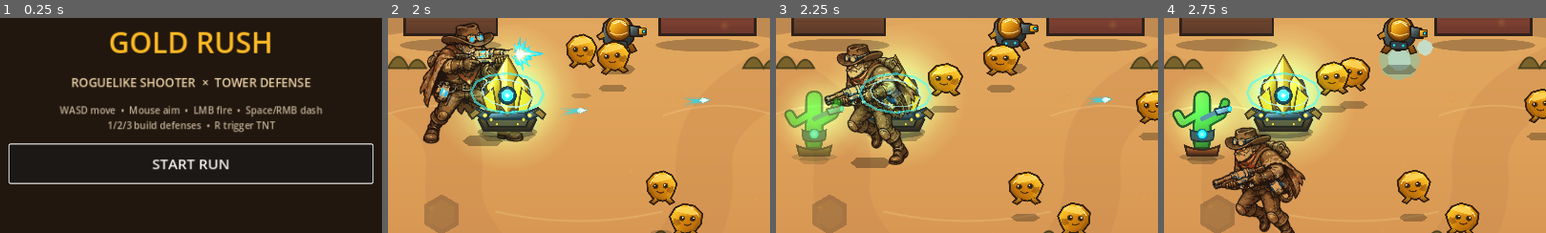
Above: before the commit, frames 1-4 (left to right).
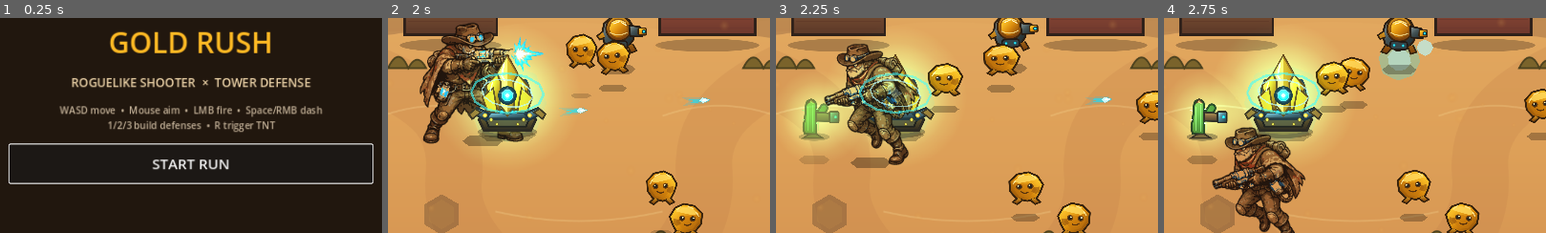
Above: after the commit, the same moments.

Repository: motomotoo1997-art/monster-quest
Game: Godot game, scene res://scenes/main/Main.tscn
The game is run twice, just before and just after one commit, with the same random seed, the same clock (stepped at 60 frames per second) and the same inputs.
Inputs (mouse positions are % of the whole screen's width and height, from its top left):
- Up to frame 1 (0.25 s): no input
- Up to frame 2 (2 s): click "START RUN" at 0.5 s; tap Enter at 1.25 s; move the mouse to (72, 45) at 1.27 s; press the mouse at (72, 45) at 1.28 s; hold D (move_right) from 1.28 s (still down)
- Up to frame 3 (2.25 s): move the mouse to (30, 55) at 2.02 s; release D (move_right) at 2.03 s; release the mouse at (30, 55) at 2.03 s; hold S (move_down) from 2.03 s (still down); tap E (ability_e) at 2.1 s
- Up to frame 4 (2.75 s): keep holding S (move_down); click (30, 55) at 2.3 s
The pictures show only the part of the screen within x 25-75%, y 24-74%; the shares and areas given below are measured in that part.

Frames 1-2 are identical in both runs. In frame 3, 2.5% of the frame differs, in the area x 2-18%, y 33-67%; in frame 4, 2.8%.

Commit message:
art: integrate frontier v6 defense visuals

Diff:
--- a/gold-rush-roguelike/scenes/defenses/CactusSentry.tscn
+++ b/gold-rush-roguelike/scenes/defenses/CactusSentry.tscn
@@ -7,7 +7,7 @@
 [ext_resource type="Script" path="res://scripts/components/weapon_component.gd" id="5_weapon"]
 [ext_resource type="Script" path="res://scripts/components/targeting_component.gd" id="6_targeting"]
 [ext_resource type="PackedScene" path="res://scenes/combat/Projectile.tscn" id="7_projectile"]
-[ext_resource type="Texture2D" path="res://assets/sprites/defenses/defenses_animation_v3.svg" id="8_texture"]
+[ext_resource type="Texture2D" path="res://assets/sprites/defenses/defenses_frontier_v6.svg" id="8_texture"]
 [ext_resource type="Texture2D" path="res://assets/vfx/radial_energy_light.svg" id="9_light"]
 [sub_resource type="CircleShape2D" id="CircleShape2D_body"]
 radius = 18.0
